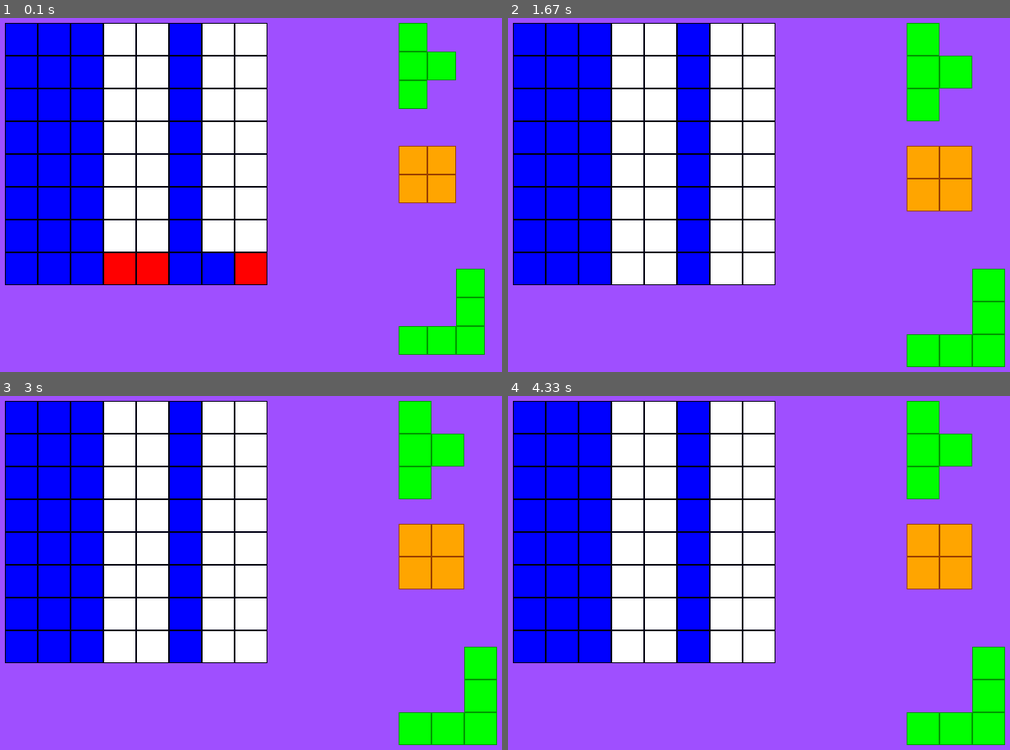
Above: before the commit, frames 1-4 (two rows, left to right).
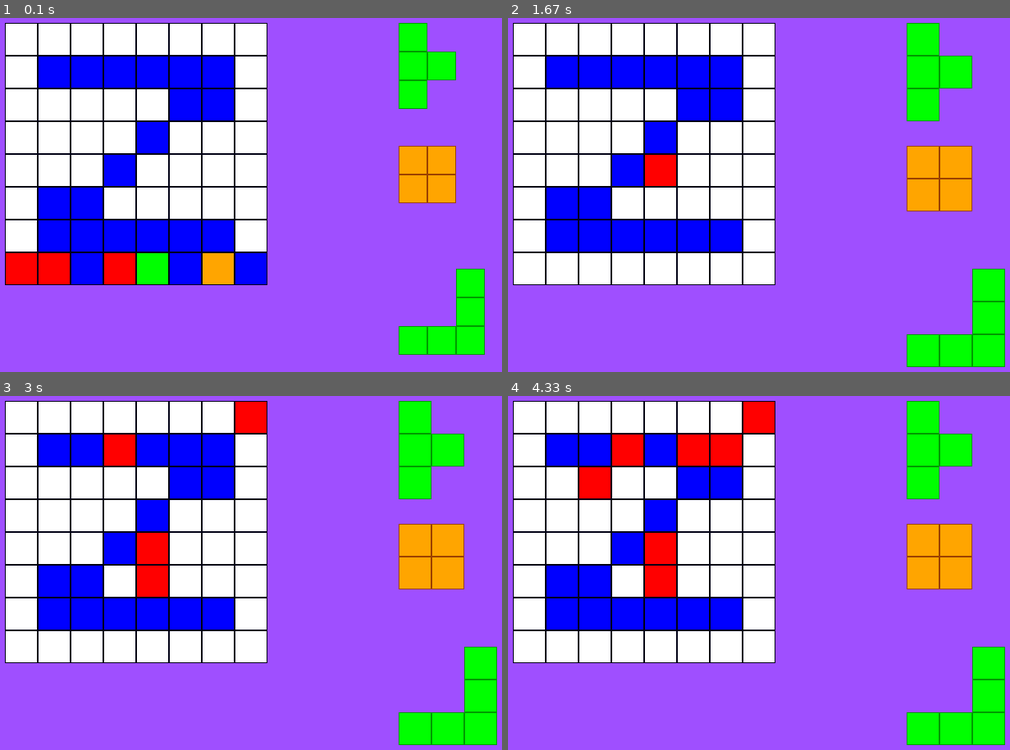
Above: after the commit, the same moments.

Repository: zaamilion/yandex_pygame_project
Game: pygame game, started from code/main.py
Two runs of this game, one before a commit and one after it. Both use one fixed random seed, a clock stepped at 60 frames per second and the inputs below.
Inputs (mouse positions are in pixels of both pictures, inside the frame that each line leads up to):
- Up to frame 1 (0.1 s): no input
- Up to frame 2 (1.67 s): press the mouse at (934, 173) at 0.37 s; move the mouse to (864, 113) at 0.47 s; release the mouse at (799, 53) at 0.6 s; press the mouse at (643, 152) at 0.7 s; move the mouse to (759, 223) at 0.8 s; release the mouse at (874, 290) at 0.93 s; press the mouse at (949, 311) at 1.03 s; move the mouse to (939, 212) at 1.13 s; release the mouse at (929, 117) at 1.27 s; press the mouse at (934, 64) at 1.37 s; move the mouse to (809, 202) at 1.47 s; release the mouse at (678, 340) at 1.6 s
- Up to frame 3 (3 s): click (266, 406) at 1.72 s; click (155, 587) at 2.05 s; click (105, 456) at 2.88 s
- Up to frame 4 (4.33 s): click (698, 449) at 3.22 s; click (718, 442) at 3.55 s; click (583, 477) at 3.88 s

The runs differ from the first frame. In frame 1, 18% of the frame differs, in the area x 1-54%, y 1-76%; in frame 2, 18%; in frame 3, 19%; in frame 4, 20%.

Commit message:
fixed something

Diff:
--- a/code/boards.py
+++ b/code/boards.py
@@ -7,7 +7,8 @@
     def __init__(self, width, height):
         self.height = height
         self.width = width
-        self.board = [[random.randint(0,1)] * width for _ in range(height)]
+        self.board = random.choice(BOARDS)
+        # self.board = [[0] * width for _ in range(height)]
         # значения по умолчанию
         self.left = 20
         self.top = 100
@@ -137,3 +138,10 @@
                             self.cell_size,
                         ),
                     )
+
+
+BOARDS = [
+    # empty
+    [[0] * 8 for _ in range(8)],
+          # Z
+          [[0, 0, 0, 0, 0, 0, 0, 0], [0, 1, 0, 0, 0, 1, 1, 0], [0, 1, 0, 0, 0, 1, 1, 0], [0, 1, 0, 0, 1, 0, 1, 0], [0, 1, 0, 1, 0, 0, 1, 0], [0, 1, 1, 0, 0, 0, 1, 0], [0, 1, 1, 0, 0, 0, 1, 0], [0, 0, 0, 0, 0, 0, 0, 0]]]
--- a/code/scenes.py
+++ b/code/scenes.py
@@ -41,6 +41,10 @@
     def event(self, event):
         if event.type == pygame.MOUSEBUTTONDOWN:
             self.figures.get_click(event.pos)
+            click = self.board.get_click(event.pos)
+            if click:
+                self.board.set_cell(click, 2)
+                print(self.board.board)
 
         elif event.type == pygame.MOUSEMOTION:
             self.figures.motion(event.pos)
